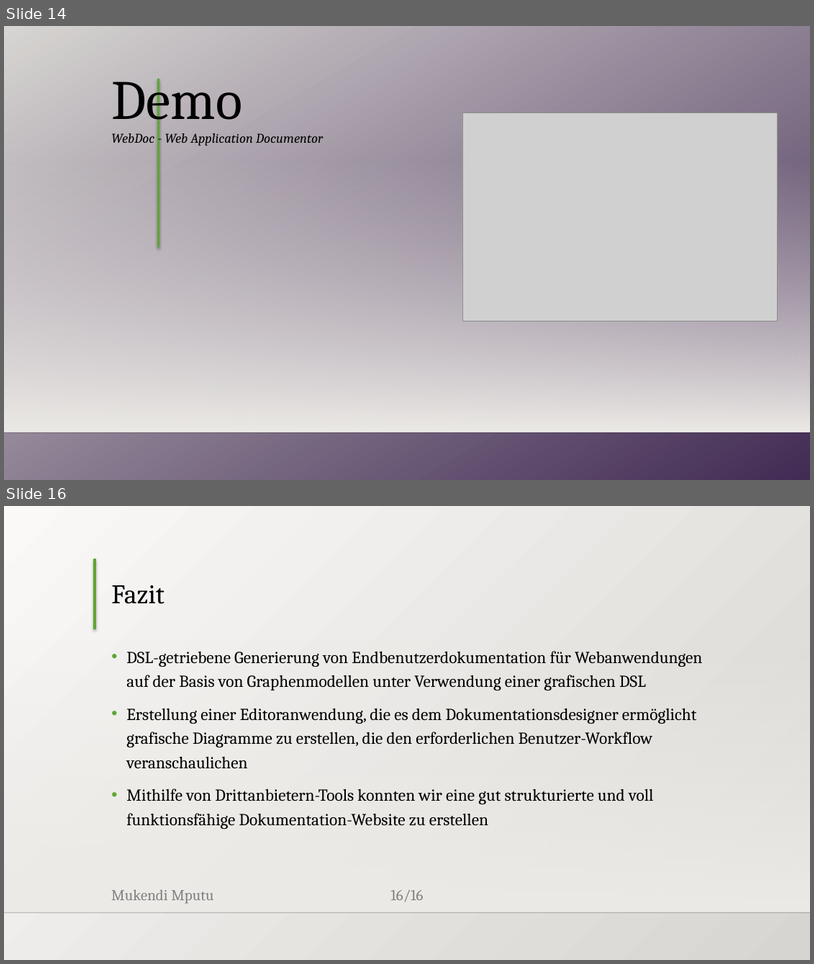
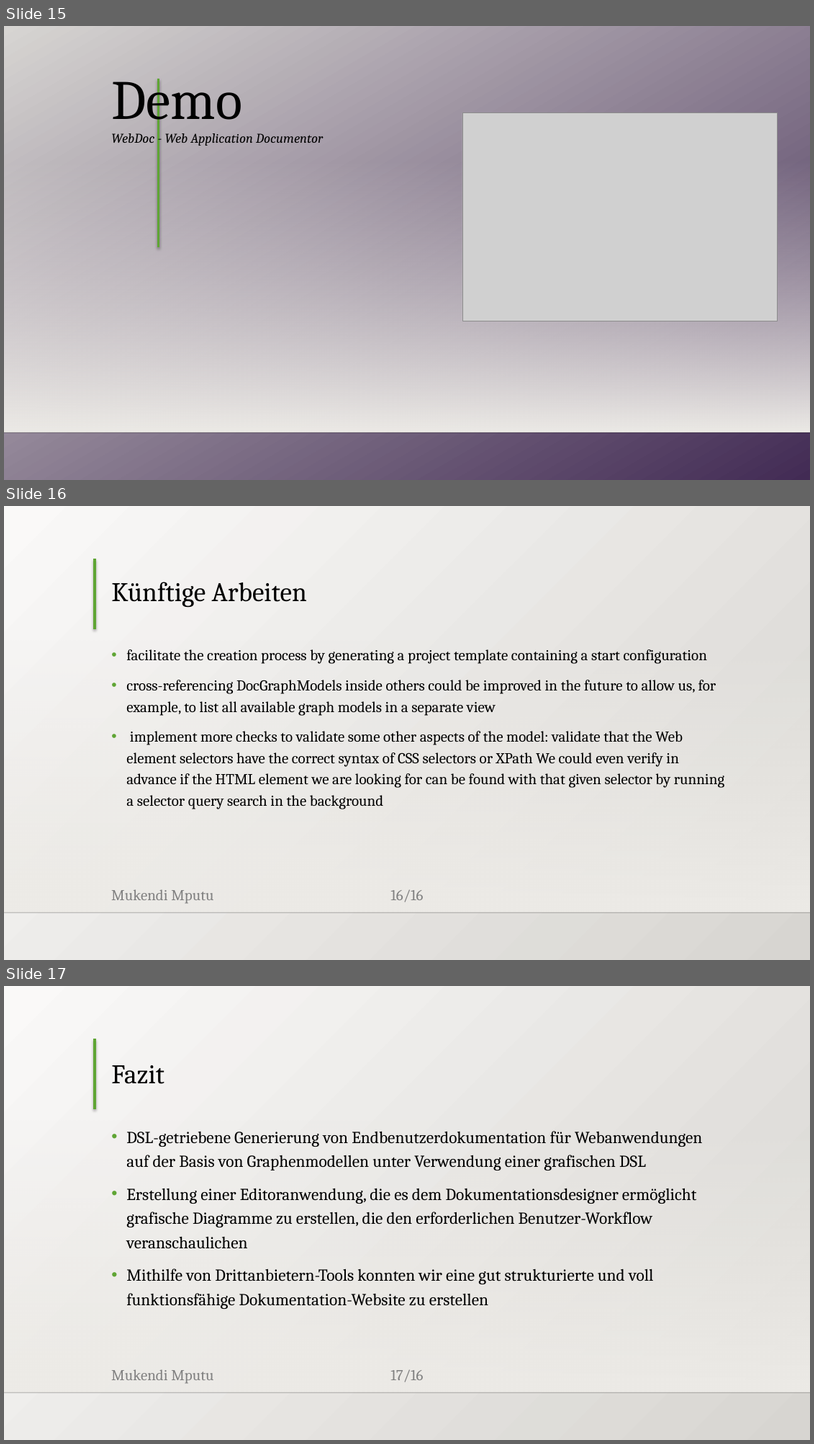
Before and after one commit to MukendiMputu/BachelorThesis, a slide deck: Abschlussvortrag.pptx. Shown one above the other, each under a label of ours: slides 14 and 16 before the commit, slides 15, 16 and 17 after it; the slides between them are not shown. The pictures are 814x964 and 814x1444 pixels, drawn with LibreOffice and Linux fonts; fonts in the diff are those of the drawing; grey boxes stand for pictures; background and template pictures are left out. Boxes give left, top, right and bottom in pixels: in the first picture for what was removed or moved away, otherwise in the second. Text is boxed around its words. In the diff, an @@ line names an element or a change of style, - is before the commit and + after.

Commit message:
dispatches the correction points to slides

```diff
--- a/Abschlussvortrag.pptx
+++ b/Abschlussvortrag.pptx
@@ slide 16 added at <box>4,506,810,960</box>, background gradient #FAFAF9 to #D7D5D2; not listed: 5 template elements that a slide beside it also shows @@
@@ title added at <box>111,582,307,608</box>, 32 pt, text #000000 @@
+Künftige Arbeiten
@@ text added at <box>126,649,725,809</box>, 18 pt, text #000000 @@
+• facilitate the creation process by generating a project template containing a start configuration
+• cross-referencing DocGraphModels inside others could be improved in the future to allow us, for example, to list all available graph models in a separate view
+• implement more checks to validate some other aspects of the model: validate that the Web element selectors have the correct syntax of CSS selectors or XPath We could even verify in advance if the HTML element we are looking for can be found with that given selector by running a selector query search in the background
@@ what was slide 14 is now slide 15 @@
@@ what was slide 16 is now slide 17 @@
@@ page number at <box>391,1369,423,1382</box>: text changed @@
-16/16
+17/16
```
Also in this commit, not shown: 1 other slide added, 1 slide removed.
